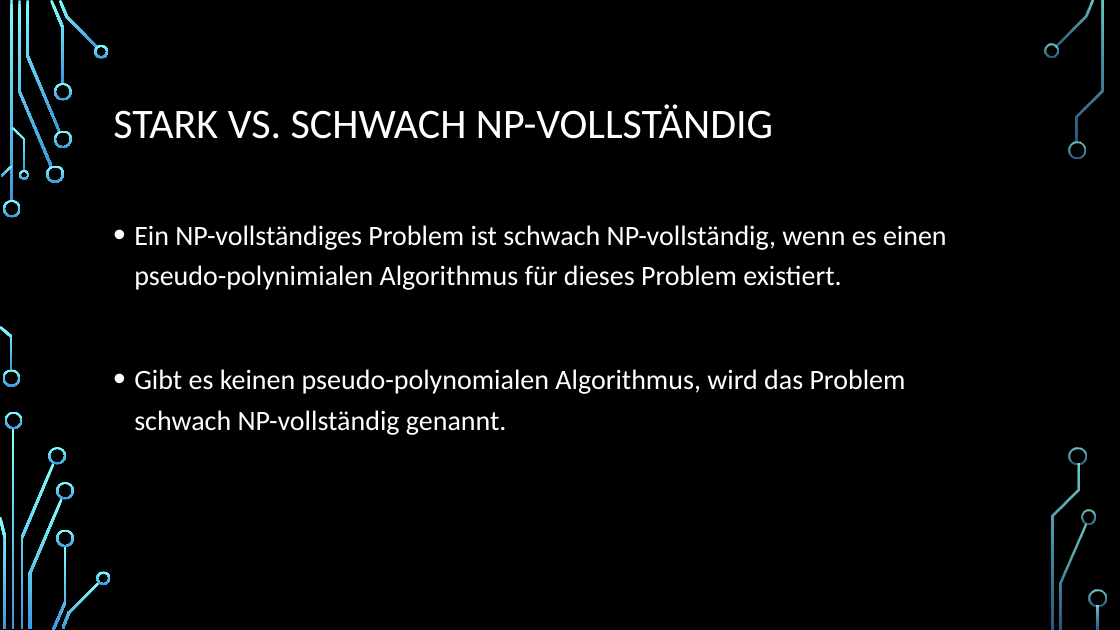
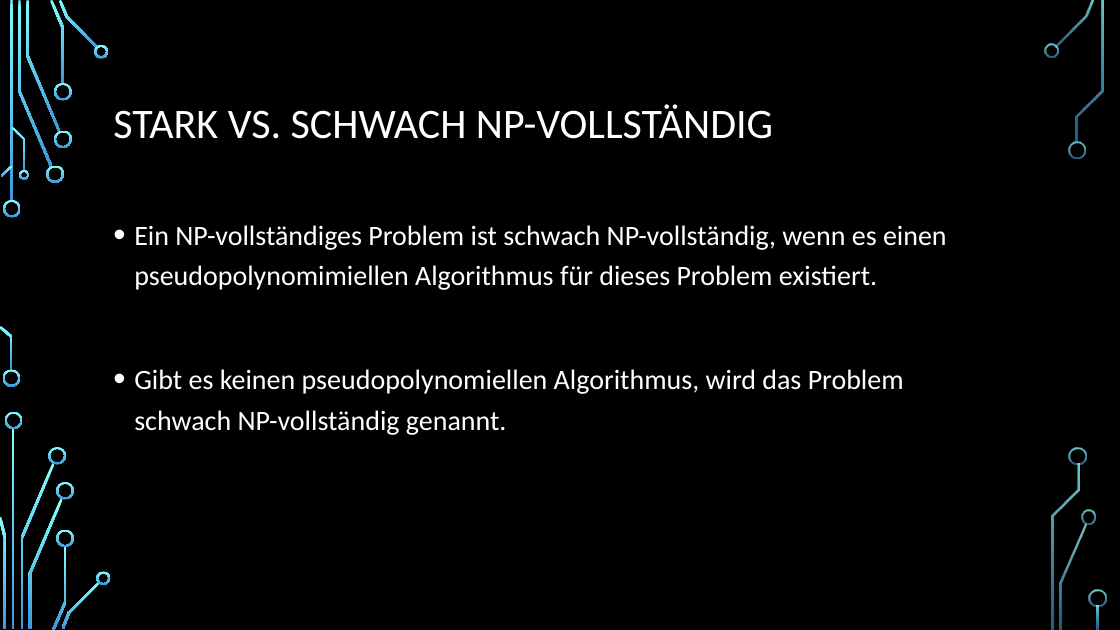
Before and after one commit to Seppl2202/Pseudopolynomielle-Algorithmen, a slide deck: slide 18 of Pseudopolynomielle Algorithmen.pptx. Drawn at 1120x630 pixels with LibreOffice and Linux fonts; fonts in the diff are those of the drawing; background and template pictures are left out. Boxes give left, top, right and bottom in pixels: in the first picture for what was removed or moved away, otherwise in the second. Text is boxed around its words. In the diff, an @@ line names an element or a change of style, - is before the commit and + after.

```diff
--- a/Pseudopolynomielle Algorithmen.pptx
+++ b/Pseudopolynomielle Algorithmen.pptx
@@ text at (x1=134, y1=225, x2=947, y2=435): text changed @@
-• Ein NP-vollständiges Problem ist schwach NP-vollständig, wenn es einen pseudo-polynimialen Algorithmus für dieses Problem existiert.
-• Gibt es keinen pseudo-polynomialen Algorithmus, wird das Problem schwach NP-vollständig genannt.
+• Ein NP-vollständiges Problem ist schwach NP-vollständig, wenn es einen pseudopolynomimiellen Algorithmus für dieses Problem existiert.
+• Gibt es keinen pseudopolynomiellen Algorithmus, wird das Problem schwach NP-vollständig genannt.
```
Also in this commit, not shown: 1 other slide changed.
